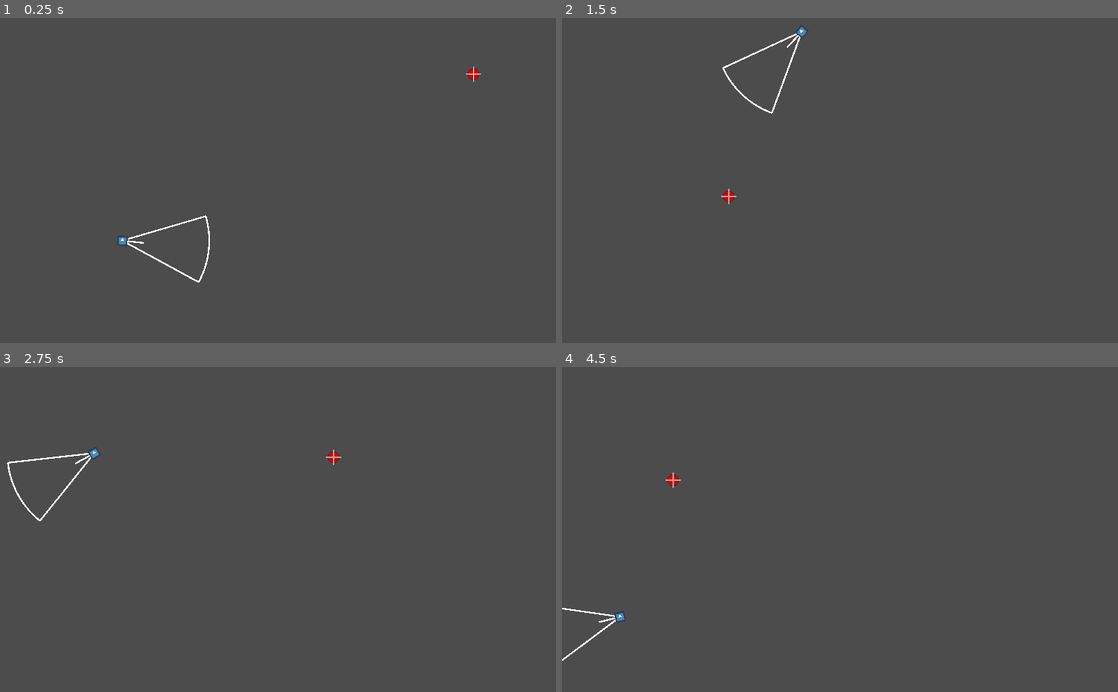
Above: before the commit, frames 1-4 (two rows, left to right).
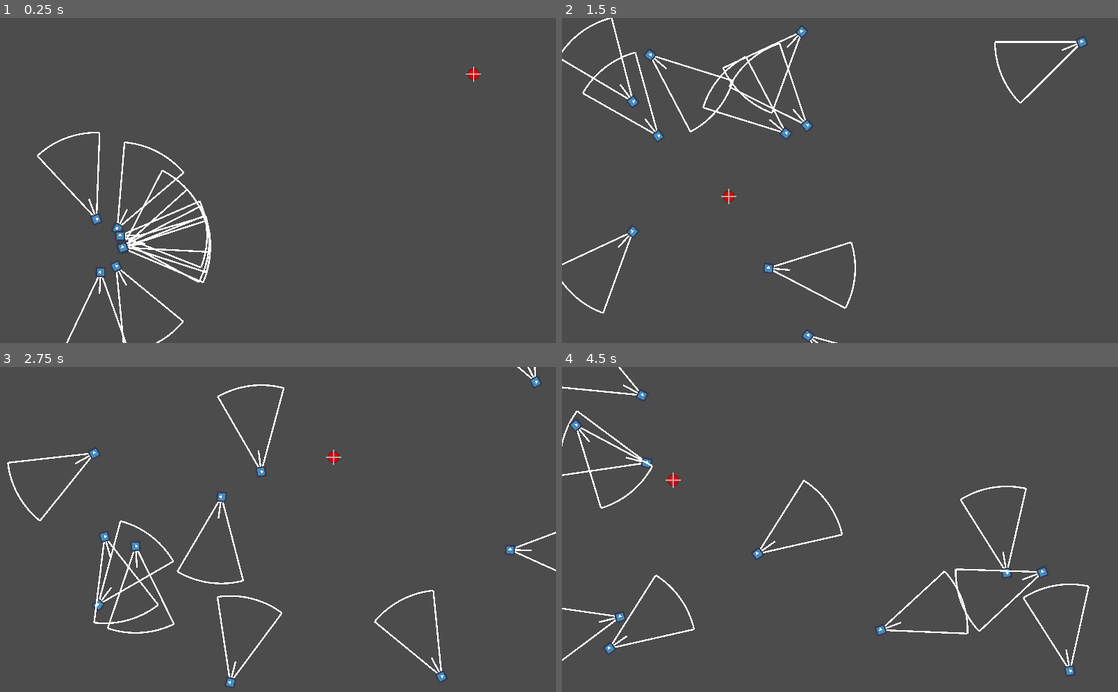
Above: after the commit, the same moments.

Repository: AndreaTerenz/BOIDS
Game: Godot game, scene res://scenes/Main.tscn
Two runs of this game, one before a commit and one after it. Both use one fixed random seed, a clock stepped at 60 frames per second and the inputs below. The engine's default icon, where the game draws it, is replaced by a stand-in: a white triangle on a blue panel in a dark square.
Inputs (mouse positions are in pixels of both pictures, inside the frame that each line leads up to):
- Up to frame 1 (0.25 s): no input
- Up to frame 2 (1.5 s): move the mouse to (962, 164) at 0.52 s; click (962, 164) at 0.67 s; move the mouse to (728, 196) at 1.27 s; click (728, 196) at 1.42 s
- Up to frame 3 (2.75 s): move the mouse to (333, 458) at 2.02 s; click (333, 458) at 2.17 s
- Up to frame 4 (4.5 s): move the mouse to (812, 594) at 2.77 s; click (812, 594) at 2.92 s; move the mouse to (1006, 578) at 3.52 s; click (1006, 578) at 3.67 s; move the mouse to (673, 480) at 4.27 s; click (673, 480) at 4.42 s

The runs differ from the first frame. In frame 1, 1.7% of the frame differs, in the area x 6-38%, y 35-100%; in frame 2, 2.0%; in frame 3, 1.9%; in frame 4, 2.1%, in the area x 0-95%, y 0-95%.

Commit message:
Misc 2

Diff:
--- a/scripts/Main.gd
+++ b/scripts/Main.gd
@@ -4,9 +4,11 @@
 
 func _ready() -> void:
 	randomize()
-	var boid : Boid = boidScene.instance()
-	self.add_child(boid)
-	boid.setup($Start.position, $Target)
+
+	for i in range(0, 10):
+		var boid : Boid = boidScene.instance()
+		self.add_child(boid)
+		boid.setup($Start.position, $Target)
 
 func _input(_event: InputEvent) -> void:
 	if Input.is_mouse_button_pressed(1):
